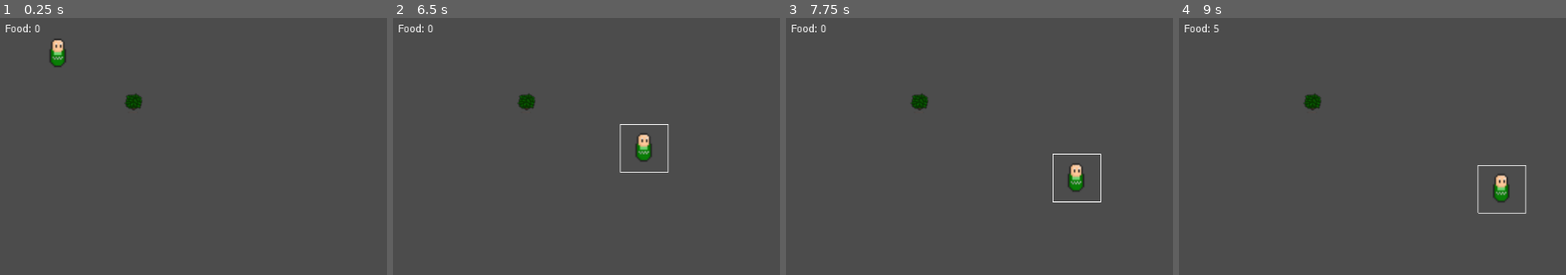
Above: before the commit, frames 1-4 (left to right).
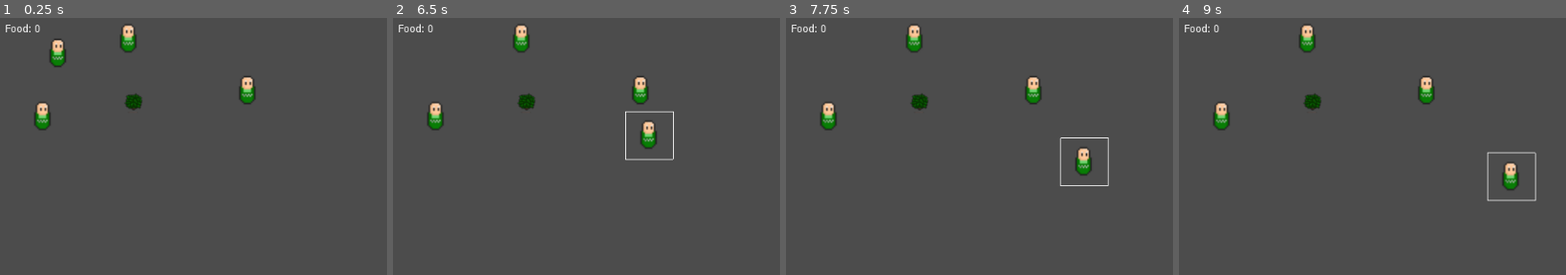
Above: after the commit, the same moments.

Repository: CyrilBos/macaron-simulator-gmtk-2020
Game: Godot game, scene res://Main.tscn
Same seed, same stepped clock (60 frames per second), same inputs: the game is played once before the commit and once after it.
Inputs (mouse positions are in pixels of both pictures, inside the frame that each line leads up to):
- Up to frame 1 (0.25 s): no input
- Up to frame 2 (6.5 s): tap Enter at 0.5 s; move the mouse to (451, 53) at 0.52 s; click (451, 53) at 0.67 s; tap Space at 1.25 s; move the mouse to (528, 102) at 1.27 s; click (528, 102) at 1.42 s; move the mouse to (768, 33) at 2.02 s; click (768, 33) at 2.17 s; move the mouse to (outside the picture) at 2.77 s; click (outside the picture) at 2.92 s; move the mouse to (outside the picture) at 3.52 s; click (outside the picture) at 3.67 s; move the mouse to (540, 169) at 4.27 s; click (540, 169) at 4.42 s; move the mouse to (outside the picture) at 5.02 s; click (outside the picture) at 5.17 s; move the mouse to (652, 123) at 5.77 s; click (652, 123) at 5.92 s
- Up to frame 3 (7.75 s): move the mouse to (outside the picture) at 6.52 s; click (outside the picture) at 6.67 s; move the mouse to (1010, 257) at 7.27 s; click (1010, 257) at 7.42 s
- Up to frame 4 (9 s): move the mouse to (outside the picture) at 8.02 s; click (outside the picture) at 8.17 s; move the mouse to (outside the picture) at 8.77 s; click (outside the picture) at 8.92 s

The runs differ from the first frame. In frame 1, 1.1% of the frame differs, in the area x 8-66%, y 2-44%; in frame 2, 2.2%; in frame 3, 2.2%; in frame 4, 2.4%, in the area x 8-93%, y 2-77%.

Commit message:
fixed movement stopping harvest!

Diff:
--- a/Main.tscn
+++ b/Main.tscn
@@ -11,13 +11,22 @@
 [node name="Starter" parent="." instance=ExtResource( 1 )]
 position = Vector2( 87.307, 55.559 )
 
+[node name="Starter2" parent="." instance=ExtResource( 1 )]
+position = Vector2( 341.214, 105.449 )
+
+[node name="Starter3" parent="." instance=ExtResource( 1 )]
+position = Vector2( 66.8163, 140.195 )
+
+[node name="Starter4" parent="." instance=ExtResource( 1 )]
+position = Vector2( 181.742, 35.9592 )
+
 [node name="Bush" parent="." instance=ExtResource( 2 )]
 position = Vector2( 186.474, 118.585 )
-start_amount = 50
 
 [node name="GUI" type="MarginContainer" parent="."]
 margin_right = 1024.0
 margin_bottom = 55.0
+mouse_filter = 2
 custom_constants/margin_right = 16
 custom_constants/margin_top = 16
 custom_constants/margin_left = 16
--- a/src/game_manager.gd
+++ b/src/game_manager.gd
@@ -10,6 +10,8 @@
 	return _total_food
 
 func select_unit(selected):
+	if selected_unit != null:
+		selected_unit.get_node("AnimatedSprite").stop_drawing_selection()
 	selected_unit = selected
 
 func target(targeted):
@@ -22,6 +24,7 @@
 	print("food: %d" % _total_food)
 	emit_signal("food_updated", _total_food)
 
+
 func _input(event):
 	if event is InputEventMouseButton and Input.is_mouse_button_pressed(BUTTON_LEFT):
 		if selected_unit != null:
--- a/src/units/collector.gd
+++ b/src/units/collector.gd
@@ -2,61 +2,74 @@
 
 export var selected = false # TODO: handle this
 export var speed = 20.0
-export var target_delta = 35.0
+export var targetting_range = 35.0
+export var movement_delta = 5
 
 enum State { MOVING, HARVESTING, IDLE } # TODO: Finite State Machine?
 var _current_state = State.IDLE
 
-var _target_position = null
+var _movement_target = null
 var _target_node = null
 
 func move_to(position):
-	_target_position = position
+	_target_node = null
+	_movement_target = position
 	_current_state = State.MOVING
+	$CollectTimer.stop_harvesting()
+
 
 func target(targeted):
 	if targeted == self:
 		return
 
 	_target_node = targeted
-	_target_position = targeted.get_global_position()
+	_movement_target = targeted.get_global_position()
 	print("collector %s targets " % self.to_string() + _target_node.to_string())
 
-func _get_distance_vec_to_target():
-	if _target_position == null:
+
+func _get_distance_vec_to(position):
+	return position - self.global_position
+
+
+func _get_distance_to(position):
+	if position == null:
 		return 0
 
-	return _target_position - self.global_position
+	return _get_distance_vec_to(position).length()
+
+
+func _is_movement_target_reached():
+	return _get_distance_to(_movement_target) < movement_delta
+
 
 func _is_target_in_range():
-	if _target_position == null:
-		return 0
+	return _get_distance_to(_target_node.get_global_position()) < targetting_range
 
-	return _get_distance_vec_to_target().length() < target_delta
 
 func _process(delta):
-	if _target_node == null or _current_state == State.IDLE:
+	if _current_state == State.IDLE:
 		return
 
-	if _is_target_in_range():
-		if _target_node.get_entity_type() == Entity.Types.RESOURCE and _current_state != State.HARVESTING:
-			$CollectTimer.start_harvesting(_target_node)
-			_current_state = State.HARVESTING
-
-	elif _current_state == State.HARVESTING:
-		$CollectTimer.stop_harvesting()
-		_current_state == State.MOVING
+	if _current_state == State.MOVING:
+		if _target_node != null:
+			if _is_target_in_range():
+				print("in range")
+				if _target_node != null and _target_node.get_entity_type() == Entity.Types.RESOURCE and _current_state != State.HARVESTING:
+					print("start harvest")
+					$CollectTimer.start_harvesting(_target_node)
+					_current_state = State.HARVESTING
 
 
 func _physics_process(delta):
-	if _target_position == null or _current_state != State.MOVING:
+	if _movement_target == null or _current_state != State.MOVING:
 		return
 
 	# TODO: calculate target sprite width or handle collision in bush to stop movement?
-	if not _is_target_in_range():
-		move_and_slide(_get_distance_vec_to_target().normalized() * speed)
+	if not _is_movement_target_reached():
+		move_and_slide(_get_distance_vec_to(_movement_target).normalized() * speed)
 	else:
-		_target_position = null
+		_movement_target = null
+
 
 func _on_KinematicBody_input_event(viewport, event, shape_idx):
 	if not selected and Input.is_mouse_button_pressed(BUTTON_LEFT):
--- a/src/units/unit_selection.gd
+++ b/src/units/unit_selection.gd
@@ -10,6 +10,7 @@
 
 func stop_drawing_selection():
 	draw_selection_shape = false
+	update()
 
 func _draw():
 	print(self.get_global_position())
Not shown, changed: README.md
